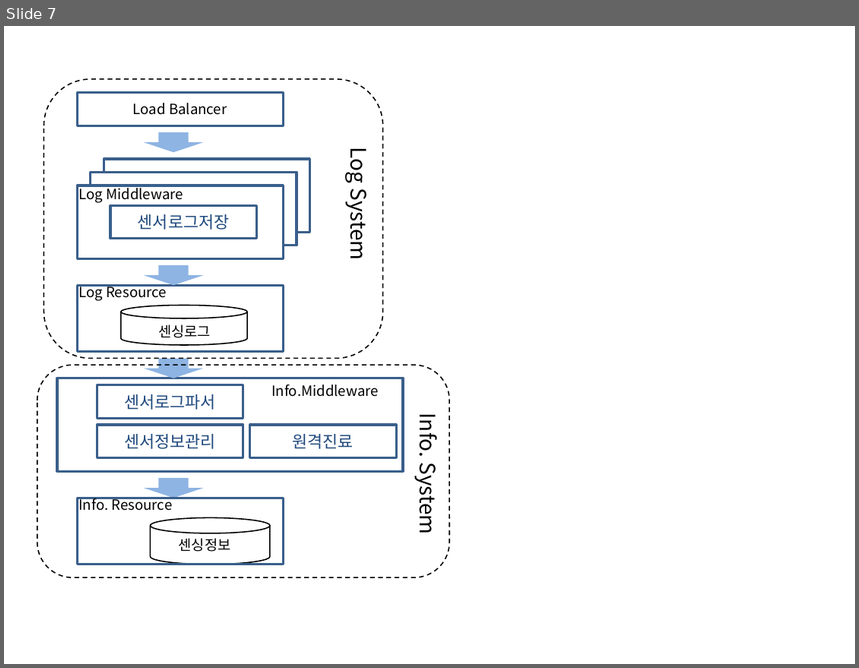
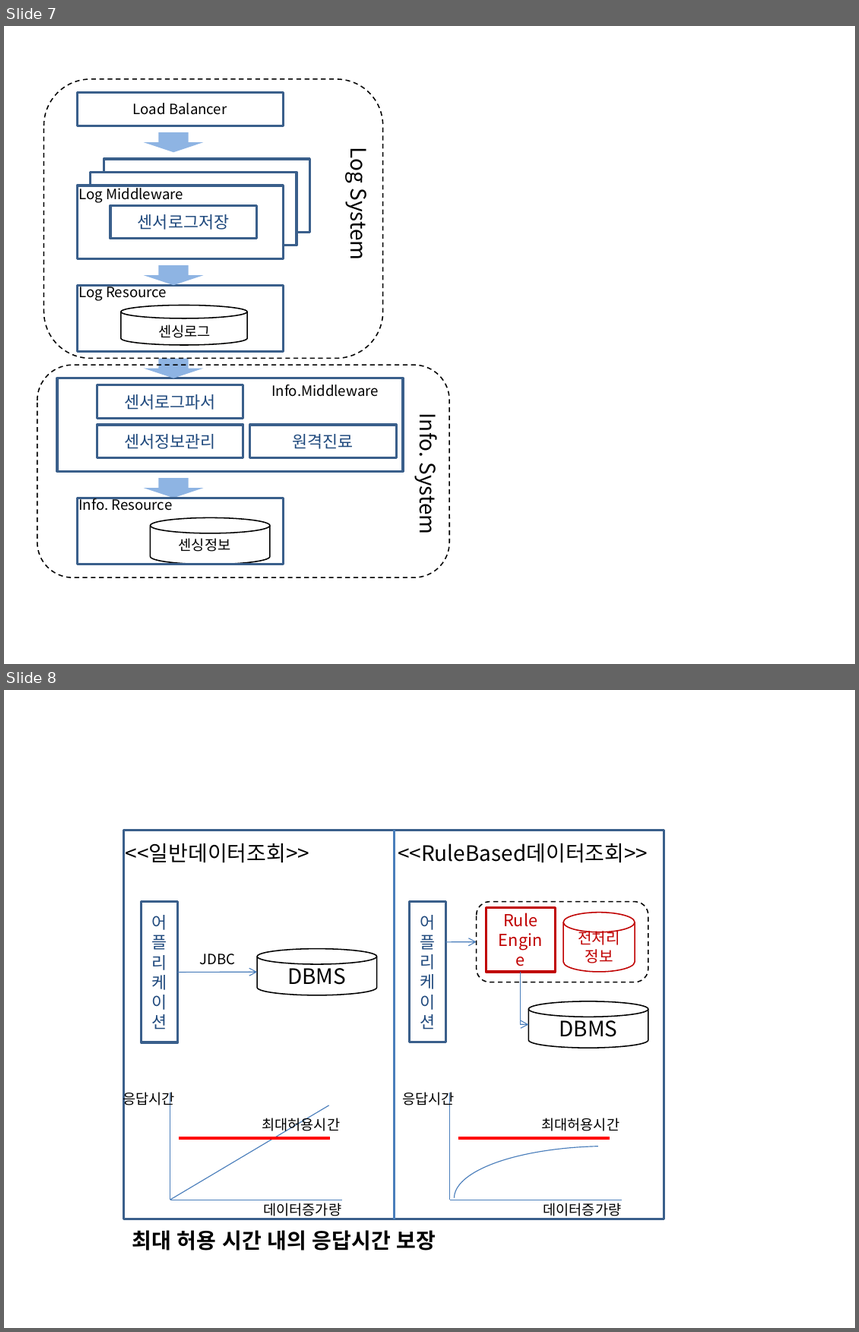
Before and after one commit to parduck/AAproject, a slide deck: 당뇨환자관리시스템_그림.pptx. Shown one above the other, each under a label of ours: slide 7 before the commit, slides 7 and 8 after it. The pictures are 859x668 and 859x1332 pixels, drawn with LibreOffice and Linux fonts; fonts in the diff are those of the drawing. Boxes give left, top, right and bottom in pixels: in the first picture for what was removed or moved away, otherwise in the second. Text is boxed around its words. In the diff, an @@ line names an element or a change of style, - is before the commit and + after.

```diff
--- a/당뇨환자관리시스템_그림.pptx
+++ b/당뇨환자관리시스템_그림.pptx
@@ slide 8 added at (x1=4, y1=690, x2=855, y2=1328), background #FFFFFF @@
@@ rectangle added at (x1=124, y1=831, x2=664, y2=1220), outline #3A5F8C 2 pt @@
@@ text added at (x1=126, y1=844, x2=310, y2=863), 18 pt, text #000000 @@
+<<일반데이터조회>>
@@ line added from (394, 831) to (394, 1220), #4B7EBC 2 pt @@
@@ text added at (x1=398, y1=844, x2=648, y2=863), 18 pt, text #000000 @@
+<<RuleBased데이터조회>>
@@ rectangle added at (x1=141, y1=902, x2=177, y2=1043), outline #3A5F8C 2 pt, 14 pt, text #1F497D @@
+어플리케이션
@@ rectangle added at (x1=409, y1=902, x2=446, y2=1043), outline #3A5F8C 2 pt, 14 pt, text #1F497D @@
+어플리케이션
@@ rounded rectangle added at (x1=477, y1=902, x2=648, y2=983), outline #000000 1 pt dashed @@
@@ rectangle added at (x1=486, y1=908, x2=555, y2=972), outline #C00000 2 pt, 14 pt, text #C00000 @@
+Rule Engine
@@ cylinder added at (x1=563, y1=912, x2=635, y2=972), fill #FFFFFF, outline #C00000 1 pt, 13 pt, text #C00000 @@
+전처리 정보
@@ text added at (x1=200, y1=954, x2=236, y2=965), 12 pt, text #000000 @@
+JDBC
@@ cylinder added at (x1=257, y1=948, x2=377, y2=996), fill #FFFFFF, outline #000000 1 pt, 18 pt, text #000000 @@
+DBMS
@@ arrow added from (446, 942) to (477, 942), #4B7EBC 0.75 pt @@
@@ arrow added from (177, 973) to (257, 972), #4B7EBC 0.75 pt @@
@@ elbow arrow added from (521, 972) to (528, 1024), #4B7EBC 0.75 pt @@
@@ cylinder added at (x1=528, y1=1002, x2=648, y2=1049), fill #FFFFFF, outline #000000 1 pt, 18 pt, text #000000 @@
+DBMS
@@ text added at (x1=123, y1=1090, x2=175, y2=1109), 12 pt, text #000000 @@
+응답시간
@@ line added from (170, 1093) to (170, 1200), #4B7EBC 0.75 pt @@
@@ text added at (x1=403, y1=1092, x2=455, y2=1109), 12 pt, text #000000 @@
+응답시간
@@ line added from (450, 1093) to (450, 1200), #4B7EBC 0.75 pt @@
@@ line added from (170, 1200) to (329, 1106), #4B7EBC 0.75 pt @@
@@ text added at (x1=262, y1=1116, x2=340, y2=1135), 12 pt, text #000000 @@
+최대허용시간
@@ text added at (x1=541, y1=1118, x2=620, y2=1132), 12 pt, text #000000 @@
+최대허용시간
@@ line added from (179, 1138) to (330, 1138), #FF0000 2.25 pt @@
@@ line added from (458, 1138) to (610, 1138), #FF0000 2.25 pt @@
@@ arc (boxed as its full ellipse) added at (x1=454, y1=1146, x2=765, y2=1250), outline #4B7EBC 0.75 pt @@
@@ line added from (170, 1200) to (343, 1200), #4B7EBC 0.75 pt @@
@@ text added at (x1=263, y1=1200, x2=341, y2=1219), 12 pt, text #000000 @@
+데이터증가량
@@ line added from (450, 1200) to (622, 1200), #4B7EBC 0.75 pt @@
@@ text added at (x1=543, y1=1200, x2=621, y2=1219), 12 pt, text #000000 @@
+데이터증가량
@@ text added at (x1=132, y1=1230, x2=436, y2=1251), 18 pt, text #000000, bold @@
+최대 허용 시간 내의 응답시간 보장
```
Also in this commit, not shown: 1 other slide added, 1 other file.
